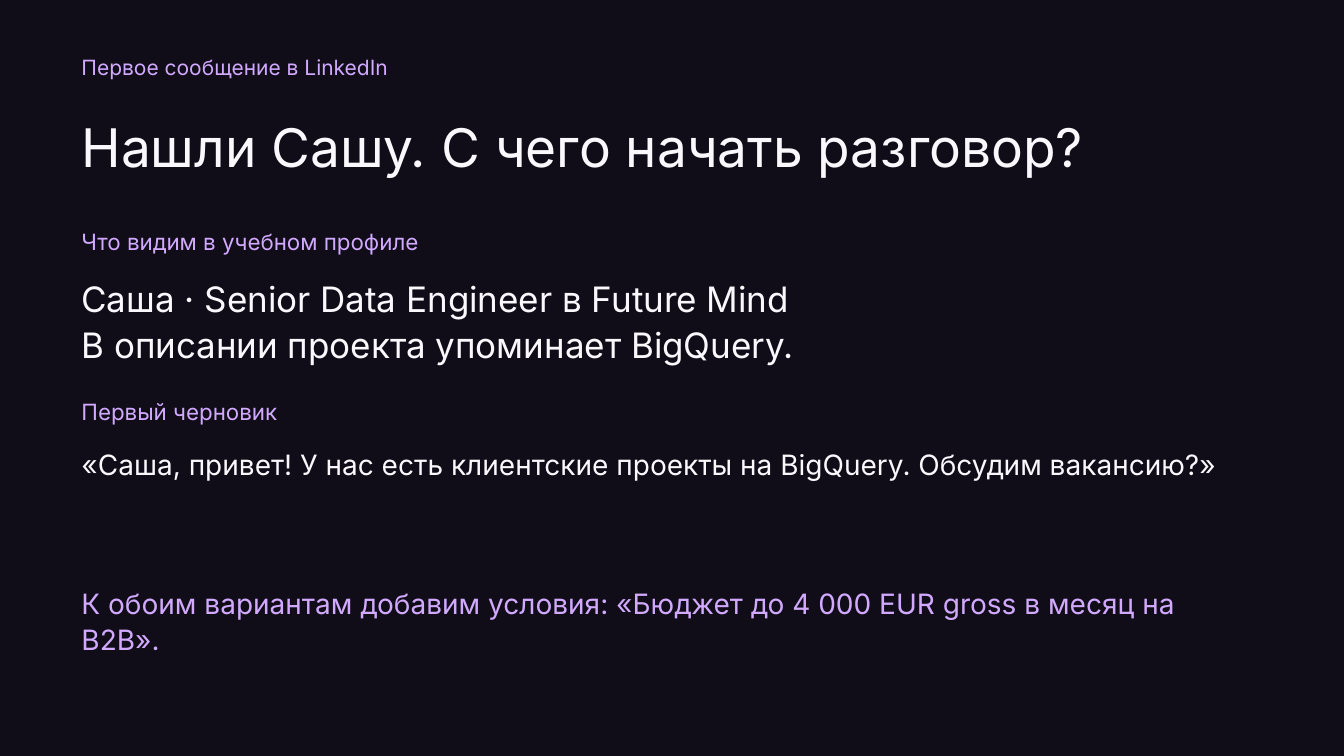
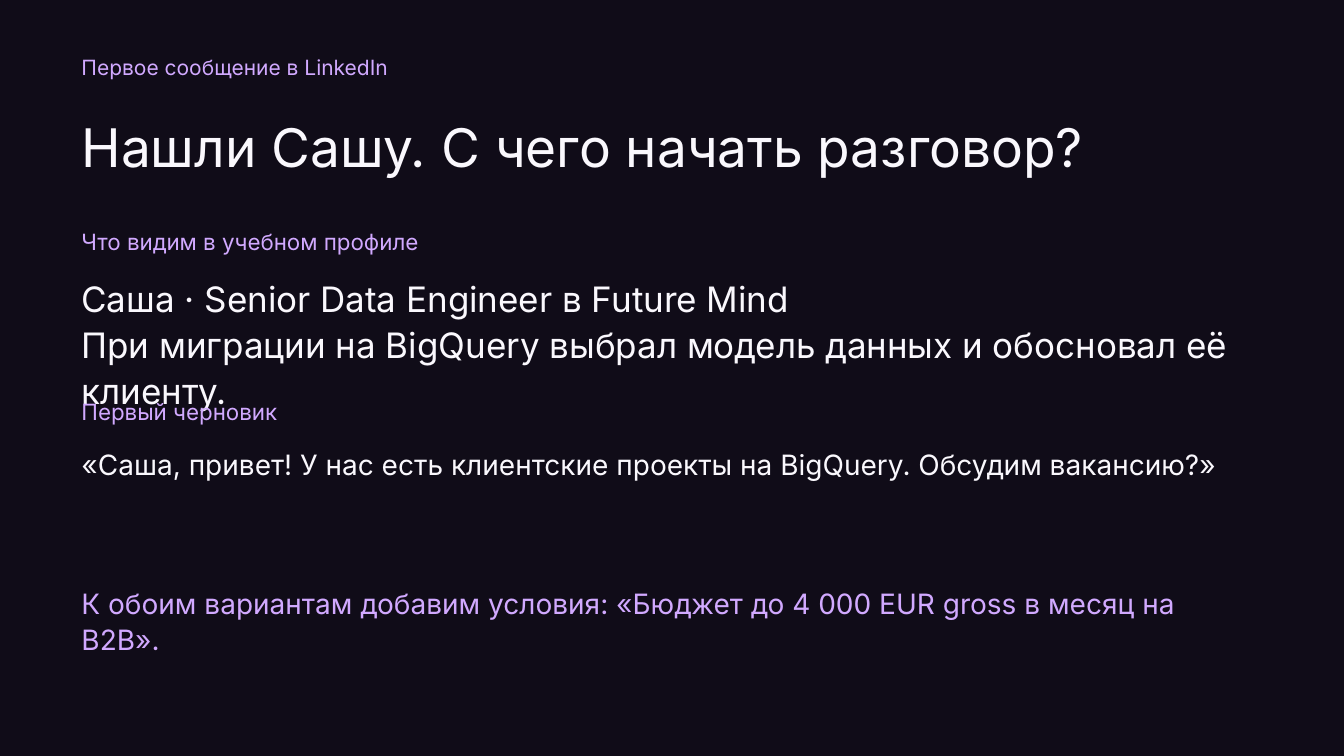
Before and after one commit to Da6ka/ta-meetup-ai-sourcing-2026-11-19, a slide deck: slide 11 of materials/spb-it-recruiter-meetup.pptx (slide 8 before the commit). Drawn at 1344x756 pixels with LibreOffice and Linux fonts; fonts in the diff are those of the drawing. Boxes give left, top, right and bottom in pixels: in the first picture for what was removed or moved away, otherwise in the second. Text is boxed around its words. In the diff, an @@ line names an element or a change of style, - is before the commit and + after.

```diff
--- a/materials/spb-it-recruiter-meetup.pptx
+++ b/materials/spb-it-recruiter-meetup.pptx
@@ text at box(81, 331, 1227, 366): text changed @@
-В описании проекта упоминает BigQuery.
+При миграции на BigQuery выбрал модель данных и обосновал её клиенту.
```
Also in this commit, not shown: 7 other slides changed, 4 slides added, 2 other files.
